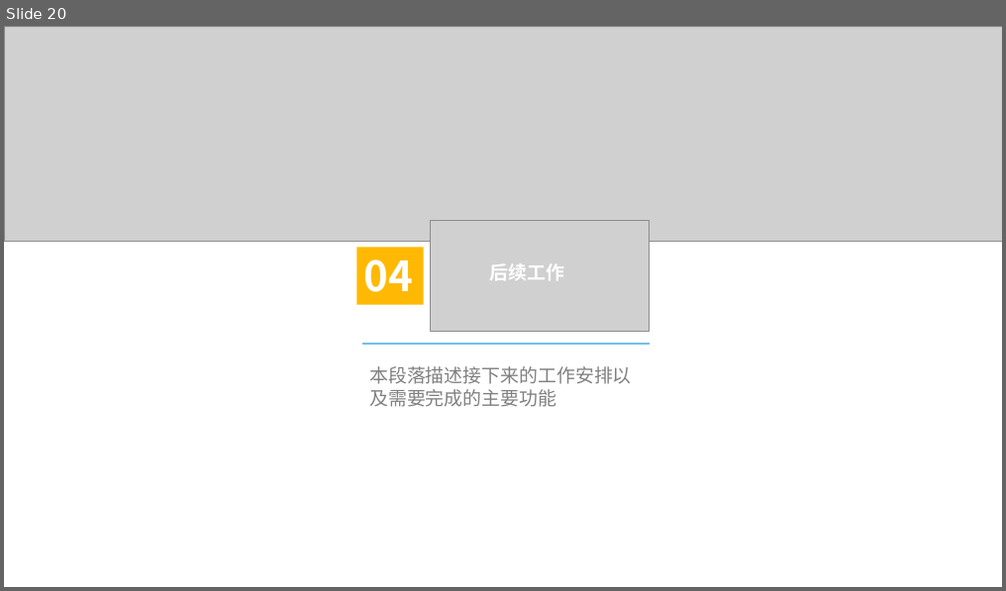
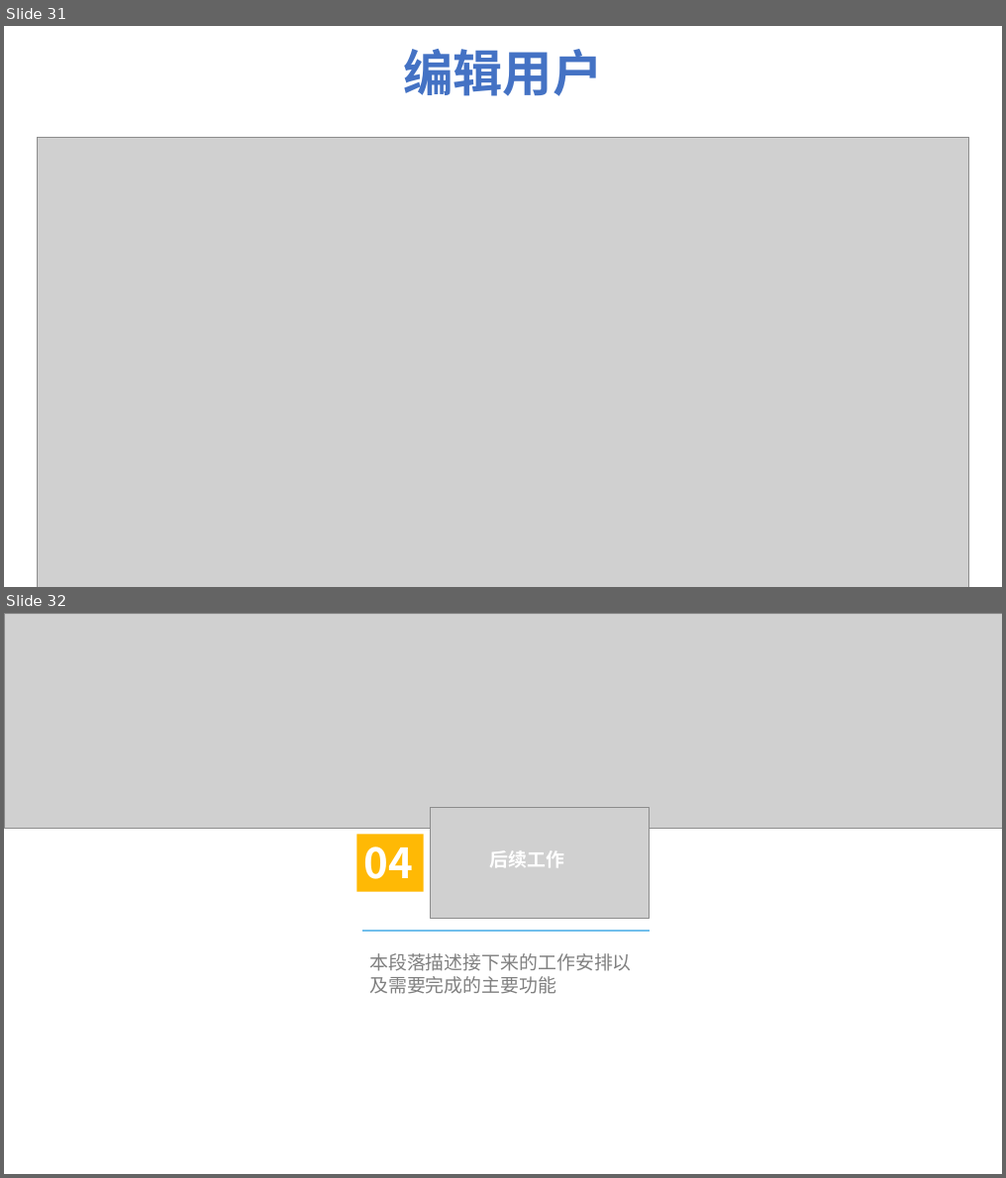
Before and after one commit to HolyShiftt/teach, a slide deck: document/中期答辩.pptx. Shown one above the other, each under a label of ours: slide 20 before the commit, slides 31 and 32 after it. The pictures are 1006x591 and 1006x1178 pixels, drawn with LibreOffice and Linux fonts; fonts in the diff are those of the drawing; grey boxes stand for pictures; background and template pictures are left out. Boxes give left, top, right and bottom in pixels: in the first picture for what was removed or moved away, otherwise in the second. Text is boxed around its words. In the diff, an @@ line names an element or a change of style, - is before the commit and + after.

```diff
--- a/document/中期答辩.pptx
+++ b/document/中期答辩.pptx
@@ slide 31 added at box(4, 26, 1002, 587), background picture (left out) @@
@@ text added at box(403, 49, 603, 96), 48 pt, text #4472C4, bold @@
+编辑用户
@@ picture added at box(37, 137, 969, 587) @@
@@ what was slide 20 is now slide 32 @@
```
Also in this commit, not shown: 2 slides changed, 11 other slides added, 2 other files.
